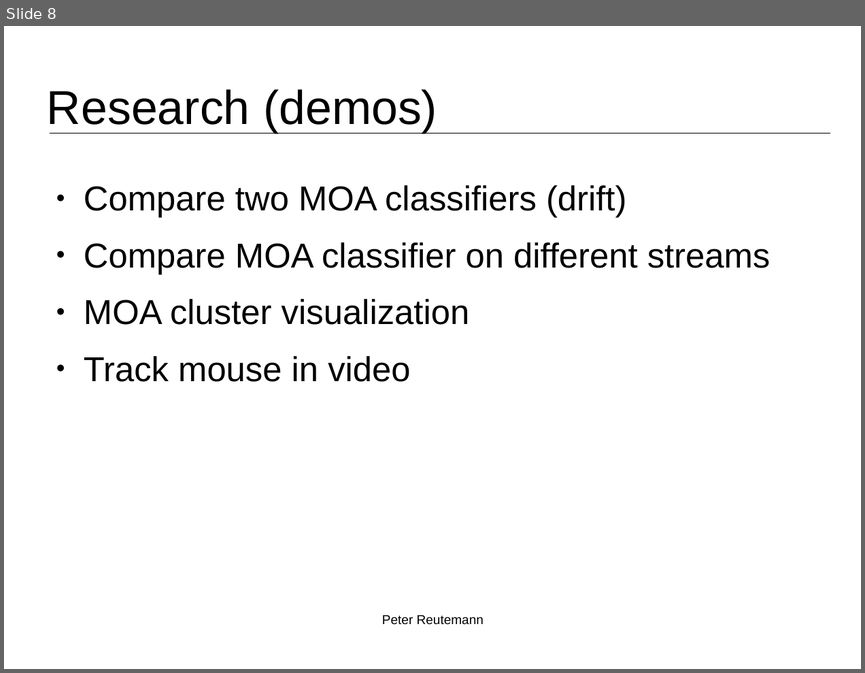
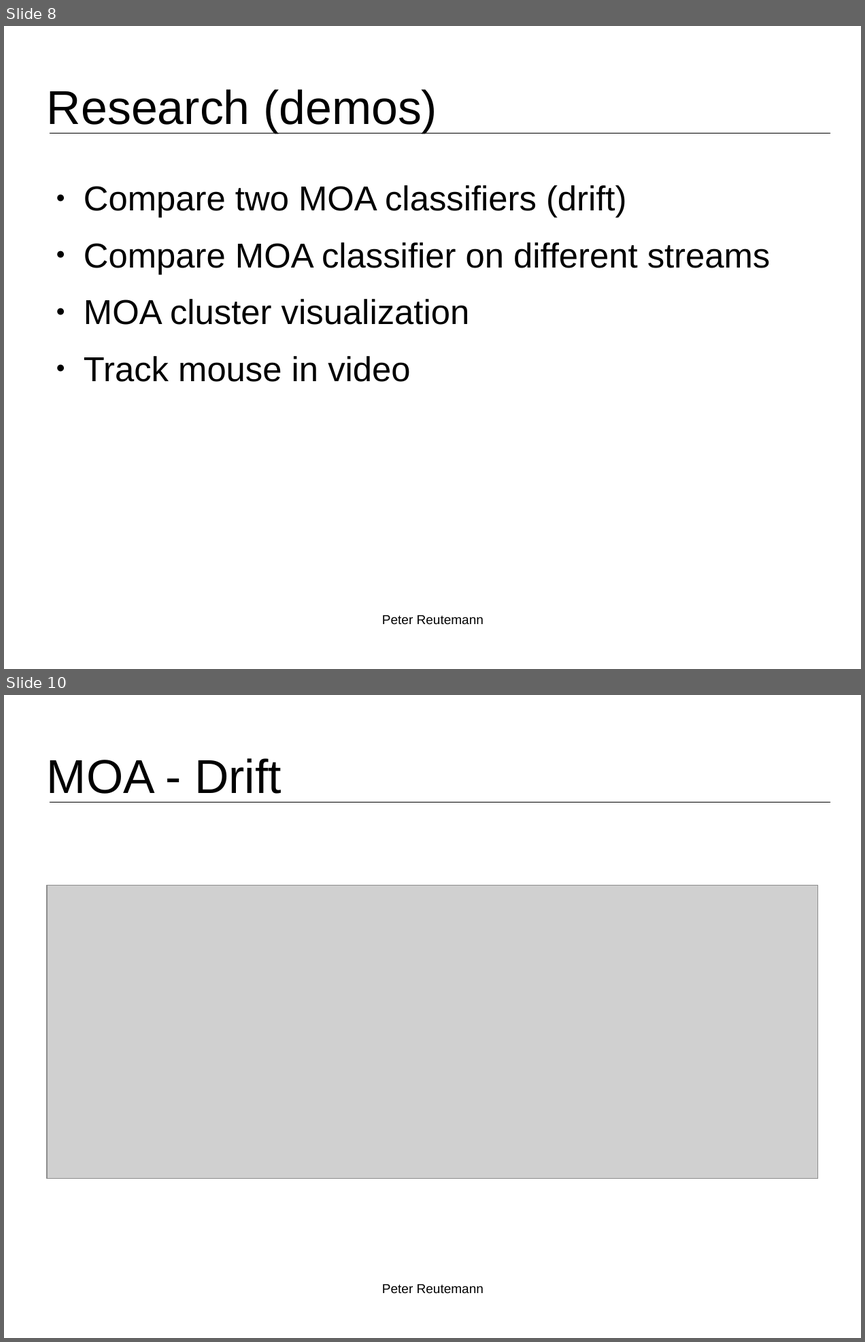
Before and after one commit to fracpete/adams-webpage, a slide deck: events/bigmine2015/bigmine2015-adams-slides.odp. Shown one above the other, each under a label of ours: slide 8 before the commit, slides 8 and 10 after it; the slides between them are not shown. The pictures are 865x673 and 865x1342 pixels, drawn with LibreOffice and Linux fonts; fonts in the diff are those of the drawing; grey boxes stand for pictures; background and template pictures are left out. Boxes give left, top, right and bottom in pixels: in the first picture for what was removed or moved away, otherwise in the second. Text is boxed around its words. In the diff, an @@ line names an element or a change of style, - is before the commit and + after.

```diff
--- a/events/bigmine2015/bigmine2015-adams-slides.odp
+++ b/events/bigmine2015/bigmine2015-adams-slides.odp
@@ slide 10 added at [4, 695, 861, 1338], background #FFFFFF; not listed: 1 template element that a slide beside it also shows @@
@@ title added at [47, 758, 281, 794], 44 pt, text #000000 @@
+MOA - Drift
@@ picture added at [47, 885, 818, 1178] @@
@@ text added at [382, 1284, 483, 1293], 12 pt, text #000000 @@
+Peter Reutemann
```
Also in this commit, not shown: 1 slide changed, 7 other slides added, 2 other files.
